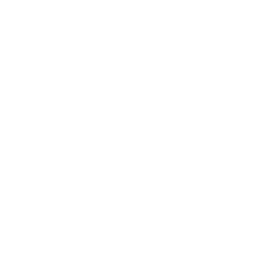
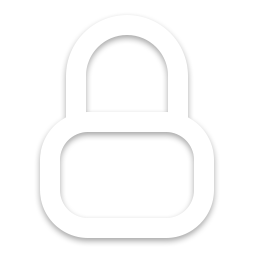
Comparing the layer stacks of the two (256, 256) images. Changes:
added group "Group 1" with 2 layers above "Layer 0" over (x1=40, y1=15, x2=214, y2=238)
moved "Rounded Rectangle 3" into group "Group 1" over (x1=66, y1=15, x2=188, y2=112)
moved "Rounded Rectangle 4" into group "Group 1" over (x1=40, y1=112, x2=214, y2=238)
